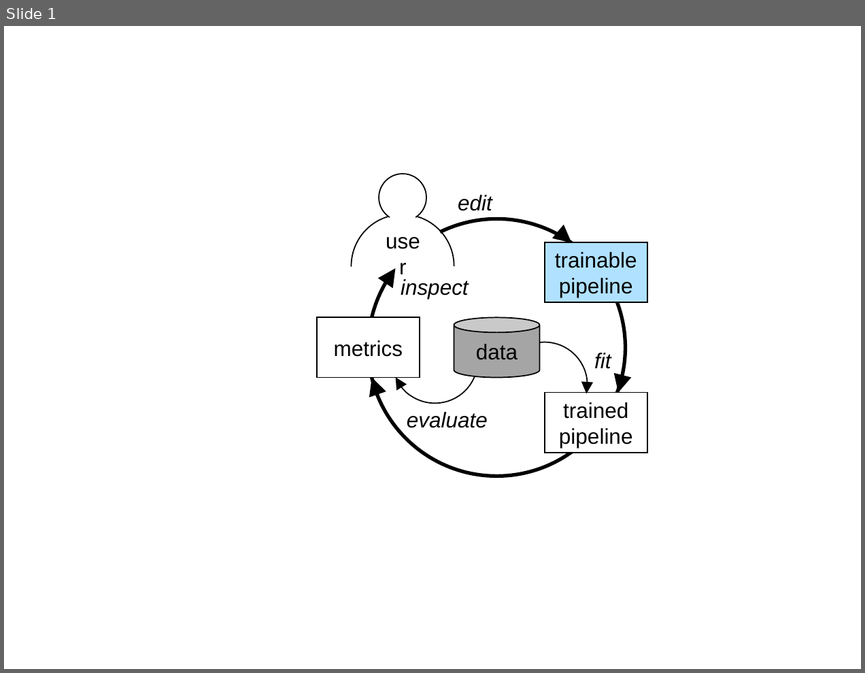
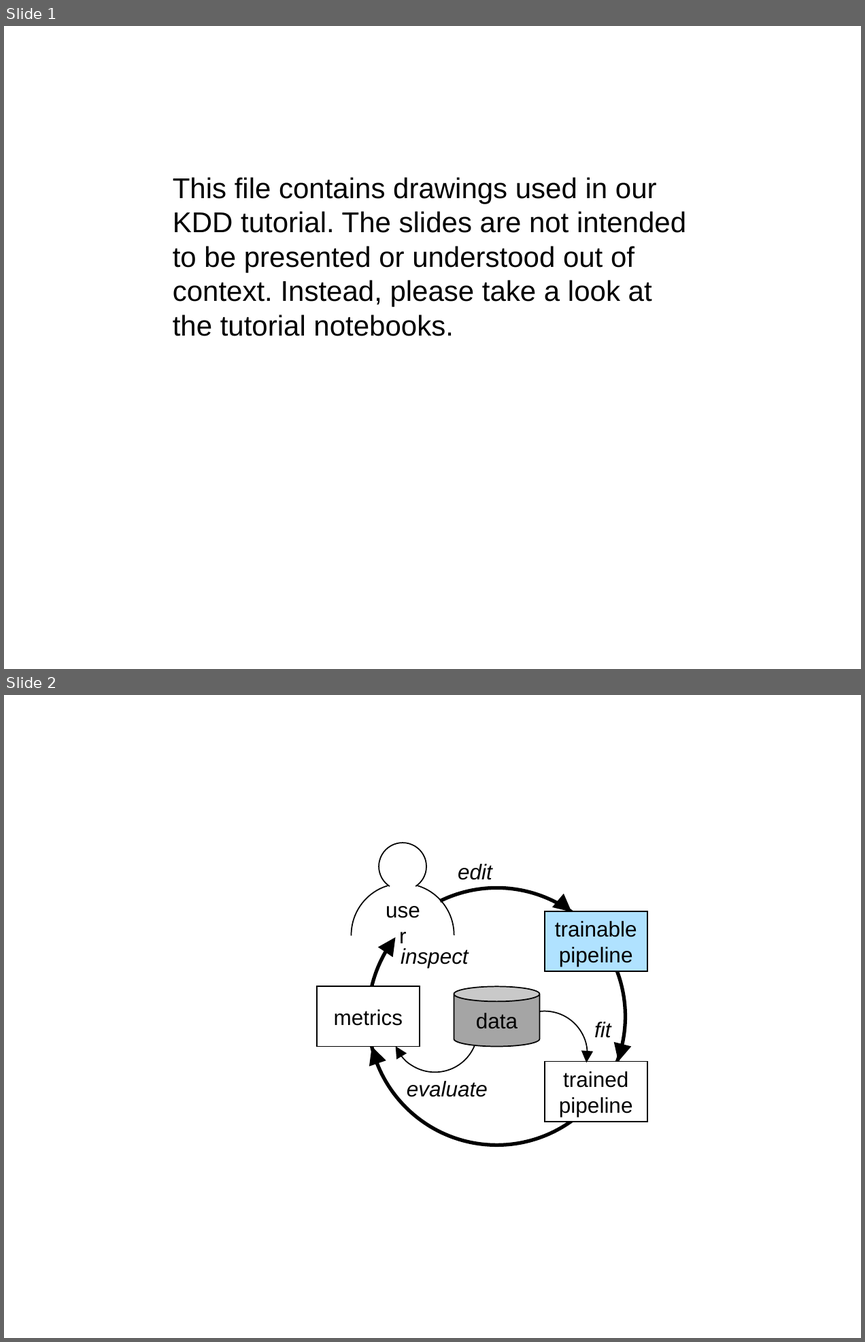
Before and after one commit to IBM/lale, a slide deck: talks/2022-0816-lale.pptx. Shown one above the other, each under a label of ours: slide 1 before the commit, slides 1 and 2 after it. The pictures are 865x673 and 865x1342 pixels, drawn with LibreOffice and Linux fonts; fonts in the diff are those of the drawing. Boxes give left, top, right and bottom in pixels: in the first picture for what was removed or moved away, otherwise in the second. Text is boxed around its words. In the diff, an @@ line names an element or a change of style, - is before the commit and + after.

Commit message:
In notebook 09_compat, added isinstance assertions so it can double as a test. In notebook 10_schemas, added a picture for encoding and decoding during search. Modernized installation instructions for Python 3.7. (#1145)

```diff
--- a/talks/2022-0816-lale.pptx
+++ b/talks/2022-0816-lale.pptx
@@ slide 1 added at bbox=[4, 26, 861, 669], background #FFFFFF @@
@@ text added at bbox=[173, 177, 686, 336], 24 pt, text #000000 @@
+This file contains drawings used in our KDD tutorial. The slides are not intended to be presented or understood out of context. Instead, please take a look at the tutorial notebooks.
@@ what was slide 1 is now slide 2 @@
```
Also in this commit, not shown: 1 slide changed, 1 other slide added, 5 other files.
